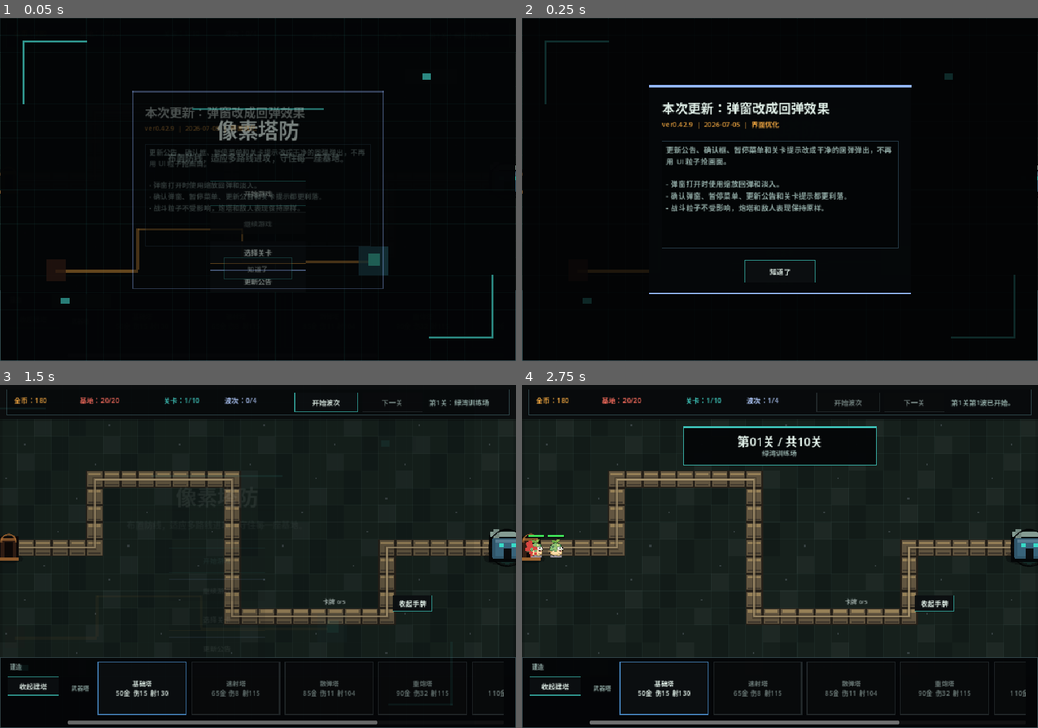
Above: before the commit, frames 1-4 (two rows, left to right).
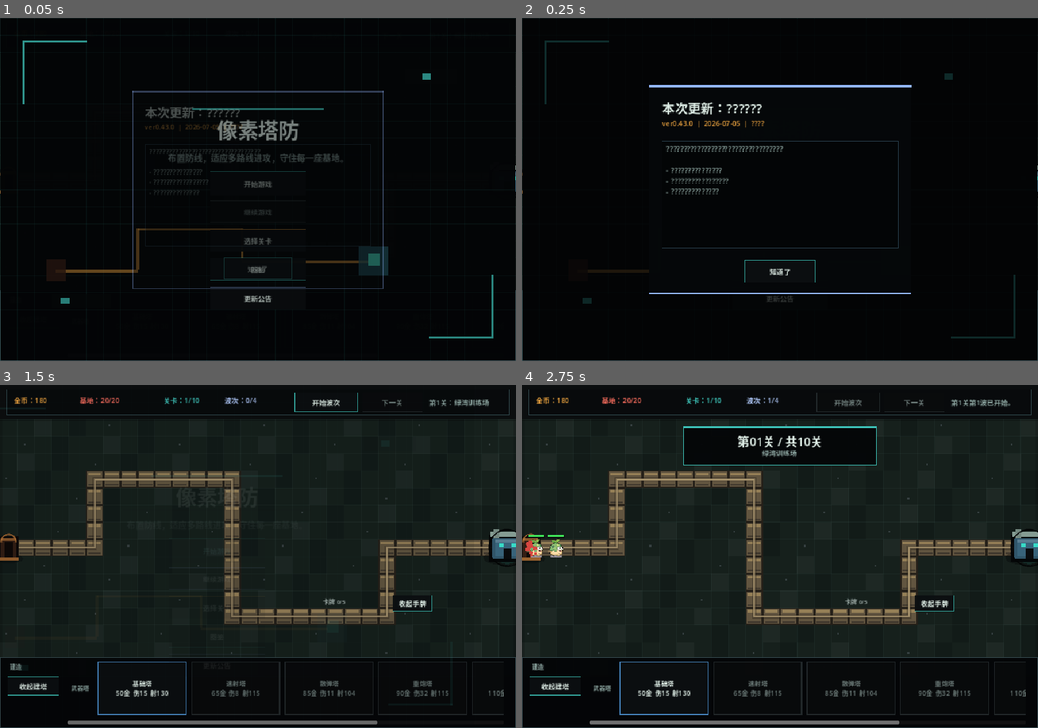
Above: after the commit, the same moments.

Repository: HiKokoro/Pixel-Tower-Defense
Game: Godot game, scene res://scenes/Main.tscn
The game is run twice, just before and just after one commit, with the same random seed, the same clock (stepped at 60 frames per second) and the same inputs.
Inputs (mouse positions are in pixels of both pictures, inside the frame that each line leads up to):
- Up to frame 1 (0.05 s): no input
- Up to frame 2 (0.25 s): no input
- Up to frame 3 (1.5 s): click (258, 635) at 0.5 s, where only the run after the commit has a clickable "图鉴"; click "开始游戏" at 1.25 s
- Up to frame 4 (2.75 s): click "开始波次" at 2 s

The runs differ from the first frame. In frame 1, 2.4% of the frame differs, in the area x 28-71%, y 25-83%; in frame 2, 3.0%, in the area x 27-72%, y 24-83%; in frame 3, less than 0.1%; in frame 4, nothing differs.

Commit message:
Add codex encyclopedia UI

Diff:
--- a/scripts/GameUI.gd
+++ b/scripts/GameUI.gd
@@ -63,6 +63,12 @@
 const CONTINUE_GAME_BUTTON_TEXT := "继续游戏"
 const LEVEL_SELECT_BUTTON_TEXT := "选择关卡"
 const UPDATE_ANNOUNCEMENT_BUTTON_TEXT := "更新公告"
+const CODEX_BUTTON_TEXT := "图鉴"
+const CODEX_TITLE_TEXT := "作战图鉴"
+const CODEX_SUBTITLE_TEXT := "横向浏览所有怪物和炮塔，点击条目查看属性、功能和外形。"
+const CODEX_CLOSE_BUTTON_TEXT := "返回"
+const CODEX_TOWER_KIND_TEXT := "炮塔"
+const CODEX_ENEMY_KIND_TEXT := "怪物"
 const SAVE_OVERWRITE_TITLE_TEXT := "覆盖继续存档"
 const SAVE_OVERWRITE_MESSAGE_TEMPLATE := "从第%02d关 %s 开始会覆盖当前继续游戏存档。确认后，以后继续游戏会回到这一关的开局状态。"
 const EXIT_TO_START_TITLE_TEXT := "离开当前关卡"
@@ -183,6 +189,7 @@
 var continue_game_button: Button
 var level_select_button: Button
 var update_announcement_button: Button
+var codex_button: Button
 var confirm_dialog_panel: Panel
 var confirm_dialog_card: Panel
 var confirm_dialog_title_label: Label
@@ -197,6 +204,12 @@
 var update_announcement_history_panel: Panel
 var update_announcement_history_container: VBoxContainer
 var update_announcement_history_close_button: Button
+var codex_panel: Panel
+var codex_list_container: HBoxContainer
+var codex_detail_preview: CodexIconPreview
+var codex_detail_title_label: Label
+var codex_detail_meta_label: Label
+var codex_detail_body_label: RichTextLabel
 var level_select_panel: Panel
 var level_select_scroll: ScrollContainer
 var level_buttons_container: GridContainer
@@ -334,6 +347,104 @@
 		draw_arc(Vector2.ZERO, radius, 0.0, TAU, 72, Color(accent.r, accent.g, accent.b, 0.75), 3.0, true)
 		draw_line(Vector2(-12.0, 0.0), Vector2(12.0, 0.0), Color(accent.r, accent.g, accent.b, 0.95), 2.0, true)
 		draw_line(Vector2(0.0, -12.0), Vector2(0.0, 12.0), Color(accent.r, accent.g, accent.b, 0.95), 2.0, true)
+
+
+class CodexIconPreview:
+	extends Control
+
+	var item_kind: String = "tower"
+	var config: Dictionary = {}
+
+	func set_item(new_kind: String, new_config: Dictionary) -> void:
+		item_kind = new_kind
+		config = new_config.duplicate(true)
+		queue_redraw()
+
+	func _draw() -> void:
+		var center := size * 0.5
+		draw_rect(Rect2(Vector2.ZERO, size), Color(0.018, 0.026, 0.032, 0.88))
+		draw_rect(Rect2(Vector2.ONE, size - Vector2(2.0, 2.0)), _get_item_color().darkened(0.18), false, 2.0)
+		draw_set_transform(center, 0.0, Vector2.ONE)
+		if item_kind == "enemy":
+			_draw_enemy_preview()
+		else:
+			_draw_tower_preview()
+		draw_set_transform(Vector2.ZERO, 0.0, Vector2.ONE)
+
+	func _draw_tower_preview() -> void:
+		var body := _get_item_color()
+		var barrel := _get_config_color("barrel_color", body.darkened(0.45))
+		var projectile := _get_config_color("projectile_color", body.lightened(0.35))
+		var type_id := str(config.get("id", "basic"))
+		draw_rect(Rect2(Vector2(-28.0, -28.0), Vector2(56.0, 56.0)), Color(0.08, 0.12, 0.15))
+		match type_id:
+			"rapid":
+				draw_rect(Rect2(Vector2(-20.0, -20.0), Vector2(40.0, 40.0)), body)
+				draw_line(Vector2(-6.0, 0.0), Vector2(34.0, 0.0), barrel, 5.0, false)
+				draw_line(Vector2(0.0, -8.0), Vector2(30.0, -8.0), barrel.lightened(0.15), 3.0, false)
+				draw_rect(Rect2(Vector2(30.0, -4.0), Vector2(8.0, 8.0)), projectile)
+			"shotgun":
+				draw_rect(Rect2(Vector2(-22.0, -18.0), Vector2(44.0, 36.0)), body)
+				for angle in [-0.42, -0.20, 0.0, 0.20, 0.42]:
+					var end := Vector2.RIGHT.rotated(angle) * 34.0
+					draw_line(Vector2.ZERO, end, barrel, 4.0, false)
+			"cannon":
+				draw_rect(Rect2(Vector2(-24.0, -24.0), Vector2(48.0, 48.0)), body.darkened(0.1))
+				draw_rect(Rect2(Vector2(-16.0, -16.0), Vector2(32.0, 32.0)), body.lightened(0.12))
+				draw_line(Vector2(-4.0, 0.0), Vector2(38.0, 0.0), barrel, 9.0, false)
+				draw_rect(Rect2(Vector2(34.0, -6.0), Vector2(12.0, 12.0)), projectile)
+			"sniper":
+				draw_colored_polygon(PackedVector2Array([Vector2(-24.0, 0.0), Vector2(0.0, -22.0), Vector2(24.0, 0.0), Vector2(0.0, 22.0)]), body)
+				draw_line(Vector2(-2.0, 0.0), Vector2(42.0, 0.0), barrel, 3.0, false)
+				draw_circle(Vector2.ZERO, 8.0, projectile)
+			"amplifier":
+				draw_rect(Rect2(Vector2(-22.0, -22.0), Vector2(44.0, 44.0)), body)
+				draw_arc(Vector2.ZERO, 26.0, 0.0, TAU, 40, projectile, 3.0, true)
+				draw_line(Vector2(-13.0, 0.0), Vector2(13.0, 0.0), projectile, 3.0, true)
+				draw_line(Vector2(0.0, -13.0), Vector2(0.0, 13.0), projectile, 3.0, true)
+			_:
+				draw_rect(Rect2(Vector2(-22.0, -22.0), Vector2(44.0, 44.0)), body)
+				draw_line(Vector2.ZERO, Vector2(34.0, 0.0), barrel, 5.0, false)
+				draw_rect(Rect2(Vector2(31.0, -4.0), Vector2(8.0, 8.0)), projectile)
+
+	func _draw_enemy_preview() -> void:
+		var body := _get_item_color()
+		var outline := _get_config_color("outline", body.darkened(0.55))
+		var radius := clampf(float(config.get("radius", 13.0)) * 1.55, 16.0, 32.0)
+		match str(config.get("shape", "circle")):
+			"square":
+				draw_rect(Rect2(Vector2(-radius, -radius), Vector2(radius * 2.0, radius * 2.0)), body)
+				draw_rect(Rect2(Vector2(-radius, -radius), Vector2(radius * 2.0, radius * 2.0)), outline, false, 3.0)
+			"diamond":
+				draw_colored_polygon(PackedVector2Array([Vector2(0.0, -radius), Vector2(radius, 0.0), Vector2(0.0, radius), Vector2(-radius, 0.0)]), body)
+				draw_polyline(PackedVector2Array([Vector2(0.0, -radius), Vector2(radius, 0.0), Vector2(0.0, radius), Vector2(-radius, 0.0), Vector2(0.0, -radius)]), outline, 3.0, true)
+			"triangle":
+				draw_colored_polygon(PackedVector2Array([Vector2(0.0, -radius), Vector2(radius, radius * 0.82), Vector2(-radius, radius * 0.82)]), body)
+				draw_polyline(PackedVector2Array([Vector2(0.0, -radius), Vector2(radius, radius * 0.82), Vector2(-radius, radius * 0.82), Vector2(0.0, -radius)]), outline, 3.0, true)
+			"hex":
+				var points := PackedVector2Array()
+				for index in range(6):
+					points.append(Vector2.RIGHT.rotated(TAU * float(index) / 6.0) * radius)
+				draw_colored_polygon(points, body)
+				var outline_points := points.duplicate()
+				outline_points.append(points[0])
+				draw_polyline(outline_points, outline, 3.0, true)
+			_:
+				draw_circle(Vector2.ZERO, radius, body)
+				draw_arc(Vector2.ZERO, radius, 0.0, TAU, 48, outline, 3.0, true)
+		draw_rect(Rect2(Vector2(-8.0, -7.0), Vector2(5.0, 5.0)), Color(1.0, 0.88, 0.68))
+		draw_rect(Rect2(Vector2(3.0, -7.0), Vector2(5.0, 5.0)), Color(1.0, 0.88, 0.68))
+		if bool(config.get("taunt", false)):
+			draw_arc(Vector2.ZERO, radius + 7.0, 0.0, TAU, 48, Color(0.95, 0.95, 0.78, 0.70), 3.0, true)
+
+	func _get_item_color() -> Color:
+		return _get_config_color("color", Color(0.42, 0.82, 1.0))
+
+	func _get_config_color(key: String, fallback: Color) -> Color:
+		var raw_value: Variant = config.get(key, fallback)
+		if raw_value is Color:
+			return raw_value
+		return fallback
 const CONSOLE_COMMANDS: Array[String] = [
 	"help",
 	"start",
@@ -378,7 +489,7 @@
 ]
 
 
-func setup(tower_configs: Array[Dictionary] = [], level_configs: Array[Dictionary] = []) -> void:
+func setup(tower_configs: Array[Dictionary] = [], level_configs: Array[Dictionary] = [], enemy_configs: Array[Dictionary] = []) -> void:
 	layer = 10
 	process_mode = Node.PROCESS_MODE_ALWAYS
 
@@ -491,24 +602,29 @@
 	subtitle_label.add_theme_color_override("font_color", TEXT_MUTED)
 	start_overlay.add_child(subtitle_label)
 
-	start_game_button = _make_button(_get_start_game_button_text(), Vector2(390.0, 304.0), Vector2(180.0, 46.0), ACCENT)
+	start_game_button = _make_button(_get_start_game_button_text(), Vector2(390.0, 286.0), Vector2(180.0, 46.0), ACCENT)
 	start_game_button.pressed.connect(_on_start_game_pressed)
 	start_overlay.add_child(start_game_button)
 
-	continue_game_button = _make_button(_get_continue_game_button_text(), Vector2(390.0, 362.0), Vector2(180.0, 42.0), Color(0.58, 0.72, 1.0))
+	continue_game_button = _make_button(_get_continue_game_button_text(), Vector2(390.0, 340.0), Vector2(180.0, 42.0), Color(0.58, 0.72, 1.0))
 	continue_game_button.pressed.connect(_on_continue_game_pressed)
 	_set_button_enabled(continue_game_button, false)
 	start_overlay.add_child(continue_game_button)
 
-	level_select_button = _make_button(_get_level_select_button_text(), Vector2(390.0, 416.0), Vector2(180.0, 42.0), WARNING)
+	level_select_button = _make_button(_get_level_select_button_text(), Vector2(390.0, 394.0), Vector2(180.0, 42.0), WARNING)
 	level_select_button.pressed.connect(_on_level_select_pressed)
 	start_overlay.add_child(level_select_button)
 
-	update_announcement_button = _make_button(_get_update_announcement_button_text(), Vector2(390.0, 470.0), Vector2(180.0, 42.0), Color(0.58, 0.72, 1.0))
+	codex_button = _make_button(_get_codex_button_text(), Vector2(390.0, 448.0), Vector2(180.0, 42.0), ACCENT)
+	codex_button.pressed.connect(_on_codex_pressed)
+	start_overlay.add_child(codex_button)
+
+	update_announcement_button = _make_button(_get_update_announcement_button_text(), Vector2(390.0, 502.0), Vector2(180.0, 42.0), Color(0.58, 0.72, 1.0))
 	update_announcement_button.pressed.connect(_on_update_announcement_pressed)
 	start_overlay.add_child(update_announcement_button)
 
 	_create_level_select_panel(root, level_configs)
+	_create_codex_panel(root, tower_configs, enemy_configs)
 
 	_create_gameplay_overlays(root)
 	_create_card_hand_ui(root)
@@ -678,6 +794,22 @@
 
 func _get_update_announcement_button_text() -> String:
 	return UPDATE_ANNOUNCEMENT_BUTTON_TEXT
+
+
+func _get_codex_button_text() -> String:
+	return CODEX_BUTTON_TEXT
+
+
+func _get_codex_title_text() -> String:
+	return CODEX_TITLE_TEXT
+
+
+func _get_codex_subtitle_text() -> String:
+	return CODEX_SUBTITLE_TEXT
+
+
+func _get_codex_close_button_text() -> String:
+	return CODEX_CLOSE_BUTTON_TEXT
 
 
 func _get_update_announcement_popup_title_text() -> String:
@@ -2450,6 +2582,216 @@
 	level_select_panel.add_child(close_button)
 
 
+func _create_codex_panel(root: Control, tower_configs: Array[Dictionary], enemy_configs: Array[Dictionary]) -> void:
+	codex_panel = Panel.new()
+	codex_panel.position = Vector2(960.0, 0.0)
+	codex_panel.size = Vector2(960.0, 640.0)
+	codex_panel.mouse_filter = Control.MOUSE_FILTER_STOP
+	codex_panel.visible = false
+	codex_panel.modulate.a = 0.0
+	codex_panel.z_index = 102
+	codex_panel.add_theme_stylebox_override("panel", _panel_style(Color(0.014, 0.020, 0.026, 0.98), ACCENT, 0))
+	root.add_child(codex_panel)
+	_add_tactical_background(codex_panel, ACCENT, false)
+
+	var title := Label.new()
+	title.text = _get_codex_title_text()
+	title.position = Vector2(260.0, 42.0)
+	title.size = Vector2(440.0, 42.0)
+	title.horizontal_alignment = HORIZONTAL_ALIGNMENT_CENTER
+	title.add_theme_font_size_override("font_size", 30)
+	title.add_theme_color_override("font_color", TEXT_MAIN)
+	codex_panel.add_child(title)
+
+	var subtitle := Label.new()
+	subtitle.text = _get_codex_subtitle_text()
+	subtitle.position = Vector2(150.0, 88.0)
+	subtitle.size = Vector2(660.0, 28.0)
+	subtitle.horizontal_alignment = HORIZONTAL_ALIGNMENT_CENTER
+	subtitle.add_theme_color_override("font_color", TEXT_MUTED)
+	codex_panel.add_child(subtitle)
+
+	var list_scroll := ScrollContainer.new()
+	list_scroll.position = Vector2(54.0, 128.0)
+	list_scroll.size = Vector2(852.0, 138.0)
+	list_scroll.mouse_filter = Control.MOUSE_FILTER_STOP
+	list_scroll.horizontal_scroll_mode = ScrollContainer.SCROLL_MODE_AUTO
+	list_scroll.vertical_scroll_mode = ScrollContainer.SCROLL_MODE_DISABLED
+	codex_panel.add_child(list_scroll)
+
+	codex_list_container = HBoxContainer.new()
+	codex_list_container.custom_minimum_size = Vector2(0.0, 124.0)
+	codex_list_container.add_theme_constant_override("separation", 12)
+	list_scroll.add_child(codex_list_container)
+
+	var detail_panel := Panel.new()
+	detail_panel.position = Vector2(94.0, 292.0)
+	detail_panel.size = Vector2(772.0, 246.0)
+	detail_panel.mouse_filter = Control.MOUSE_FILTER_STOP
+	detail_panel.add_theme_stylebox_override("panel", _panel_style(PANEL_INK, HUD_BORDER, 0))
+	codex_panel.add_child(detail_panel)
+
+	codex_detail_preview = CodexIconPreview.new()
+	codex_detail_preview.position = Vector2(26.0, 34.0)
+	codex_detail_preview.size = Vector2(158.0, 158.0)
+	detail_panel.add_child(codex_detail_preview)
+
+	codex_detail_title_label = Label.new()
+	codex_detail_title_label.position = Vector2(214.0, 28.0)
+	codex_detail_title_label.size = Vector2(500.0, 34.0)
+	codex_detail_title_label.add_theme_font_size_override("font_size", 25)
+	codex_detail_title_label.add_theme_color_override("font_color", TEXT_MAIN)
+	detail_panel.add_child(codex_detail_title_label)
+
+	codex_detail_meta_label = Label.new()
+	codex_detail_meta_label.position = Vector2(214.0, 64.0)
+	codex_detail_meta_label.size = Vector2(500.0, 24.0)
+	codex_detail_meta_label.add_theme_color_override("font_color", WARNING)
+	detail_panel.add_child(codex_detail_meta_label)
+
+	codex_detail_body_label = RichTextLabel.new()
+	codex_detail_body_label.position = Vector2(214.0, 96.0)
+	codex_detail_body_label.size = Vector2(514.0, 122.0)
+	codex_detail_body_label.fit_content = false
+	codex_detail_body_label.scroll_active = true
+	codex_detail_body_label.add_theme_color_override("default_color", TEXT_MUTED)
+	codex_detail_body_label.add_theme_font_size_override("normal_font_size", 14)
+	codex_detail_body_label.add_theme_stylebox_override("normal", _panel_style(Color(0.010, 0.016, 0.020, 0.86), Color(0.14, 0.25, 0.27), 0))
+	detail_panel.add_child(codex_detail_body_label)
+
+	var entries := _make_codex_entries(tower_configs, enemy_configs)
+	for entry in entries:
+		codex_list_container.add_child(_make_codex_entry_card(entry as Dictionary))
+	if not entries.is_empty():
+		_select_codex_entry(entries[0] as Dictionary)
+
+	var close_button := _make_button(_get_codex_close_button_text(), Vector2(420.0, 582.0), Vector2(120.0, 40.0), DANGER)
+	close_button.pressed.connect(_on_codex_close_pressed)
+	codex_panel.add_child(close_button)
+
+
+func _make_codex_entries(tower_configs: Array[Dictionary], enemy_configs: Array[Dictionary]) -> Array[Dictionary]:
+	var entries: Array[Dictionary] = []
+	for tower_config in tower_configs:
+		entries.append({"kind": "tower", "config": (tower_config as Dictionary).duplicate(true)})
+	for enemy_config in enemy_configs:
+		entries.append({"kind": "enemy", "config": (enemy_config as Dictionary).duplicate(true)})
+	return entries
+
+
+func _make_codex_entry_card(entry: Dictionary) -> Panel:
+	var config: Dictionary = entry.get("config", {})
+	var kind := str(entry.get("kind", "tower"))
+	var panel := Panel.new()
+	panel.custom_minimum_size = Vector2(120.0, 122.0)
+	panel.mouse_filter = Control.MOUSE_FILTER_PASS
+	panel.add_theme_stylebox_override("panel", _panel_style(Color(0.020, 0.030, 0.036, 0.94), _get_codex_entry_color(entry), 0))
+
+	var preview := CodexIconPreview.new()
+	preview.position = Vector2(18.0, 8.0)
+	preview.size = Vector2(84.0, 70.0)
+	preview.mouse_filter = Control.MOUSE_FILTER_IGNORE
+	preview.set_item(kind, config)
+	panel.add_child(preview)
+
+	var button := Button.new()
+	button.position = Vector2(8.0, 82.0)
+	button.size = Vector2(104.0, 34.0)
+	button.text = "%s\n%s" % [_get_codex_kind_label(kind), _get_codex_config_name(config)]
+	button.focus_mode = Control.FOCUS_NONE
+	button.mouse_default_cursor_shape = Control.CURSOR_POINTING_HAND
+	_apply_button_style(button, _get_codex_entry_color(entry), true)
+	button.pressed.connect(_on_codex_entry_pressed.bind(entry))
+	panel.add_child(button)
+	return panel
+
+
+func _select_codex_entry(entry: Dictionary) -> void:
+	var config: Dictionary = entry.get("config", {})
+	var kind := str(entry.get("kind", "tower"))
+	codex_detail_preview.set_item(kind, config)
+	codex_detail_title_label.text = _get_codex_config_name(config)
+	codex_detail_title_label.add_theme_color_override("font_color", _get_codex_entry_color(entry).lightened(0.18))
+	codex_detail_meta_label.text = _format_codex_meta_text(kind, config)
+	codex_detail_body_label.text = _format_codex_body_text(kind, config)
+	_play_popup_bounce(codex_detail_preview, 0.78, 0.18)
+
+
+func _get_codex_kind_label(kind: String) -> String:
+	return CODEX_ENEMY_KIND_TEXT if kind == "enemy" else CODEX_TOWER_KIND_TEXT
+
+
+func _get_codex_config_name(config: Dictionary) -> String:
+	var display_name := str(config.get("name", "")).strip_edges()
+	return display_name if not display_name.is_empty() else "Unknown"
+
+
+func _get_codex_entry_color(entry: Dictionary) -> Color:
+	var config: Dictionary = entry.get("config", {})
+	var raw_color: Variant = config.get("color", ACCENT)
+	if raw_color is Color:
+		return raw_color
+	return ACCENT
+
+
+func _format_codex_meta_text(kind: String, config: Dictionary) -> String:
+	if kind == "enemy":
+		return "%s  |  ID: %s" % [CODEX_ENEMY_KIND_TEXT, str(config.get("id", "enemy"))]
+	return "%s  |  %s  |  ID: %s" % [CODEX_TOWER_KIND_TEXT, str(config.get("category_label", DEFAULT_TOWER_CATEGORY_LABEL)), str(config.get("id", "tower"))]
+
+
+func _format_codex_body_text(kind: String, config: Dictionary) -> String:
+	if kind == "enemy":
+		return _format_enemy_codex_body(config)
+	return _format_tower_codex_body(config)
+
+
+func _format_tower_codex_body(config: Dictionary) -> String:
+	var lines: Array[String] = []
+	lines.append("???%d ??" % _get_tower_config_cost(config))
+	lines.append("???? %d ?" % (_get_tower_config_unlock_level(config) + 1))
+	if _is_support_tower_config(config):
+		lines.append("????? +%d%%??? +%d%%" % [_format_multiplier_bonus(config, "damage_multiplier"), _format_multiplier_bonus(config, "range_multiplier")])
+	else:
+		lines.append("???%d  |  ???%d  |  ?????%.2f ?" % [_get_tower_config_damage(config), int(_get_tower_config_range(config)), _get_tower_config_interval(config)])
+		lines.append("?????%d" % int(float(config.get("projectile_speed", 0.0))))
+	var type_id := str(config.get("id", "basic"))
+	match type_id:
+		"rapid":
+			lines.append("???????????????????????????")
+		"shotgun":
+			lines.append("?????????????????????????")
+		"cannon":
+			lines.append("?????????????? %.0f????? %.0f%%?" % [float(config.get("splash_radius", 0.0)), float(config.get("splash_ratio", 0.0)) * 100.0])
+		"sniper":
+			lines.append("????????????? %d ?????????????" % int(config.get("pierce", 0)))
+		"amplifier":
+			lines.append("???????????????????????????")
+		_:
+			lines.append("????????????????????")
+	return "\n".join(lines)
+
+
+func _format_enemy_codex_body(config: Dictionary) -> String:
+	var lines: Array[String] = []
+	lines.append("???? x%.2f  |  ???? x%.2f  |  ???? x%.2f" % [float(config.get("health_mul", 1.0)), float(config.get("speed_mul", 1.0)), float(config.get("reward_mul", 1.0))])
+	lines.append("?????%.1f  |  ?????%d" % [float(config.get("radius", 12.0)), int(config.get("base_damage", 1))])
+	match str(config.get("id", "grunt")):
+		"runner":
+			lines.append("?????????????????????????????")
+		"brute":
+			lines.append("??????????????????????????")
+		"shield":
+			lines.append("????????????????????????")
+		"taunt":
+			lines.append("?????????????????????????")
+		"elite":
+			lines.append("????????????????????????")
+		_:
+			lines.append("??????????????????????")
+	return "\n".join(lines)
+
+
 func _create_gameplay_overlays(root: Control) -> void:
 	level_banner_panel = Panel.new()
 	level_banner_panel.position = Vector2(300.0, -70.0)
@@ -3771,6 +4113,18 @@
 	_animate_level_select_open()
 
 
+func _on_codex_pressed() -> void:
+	_animate_codex_open()
+
+
+func _on_codex_close_pressed() -> void:
+	_animate_codex_close()
+
+
+func _on_codex_entry_pressed(entry: Dictionary) -> void:
+	_select_codex_entry(entry)
+
+
 func _on_update_announcement_pressed() -> void:
 	show_update_announcement_history()
 
@@ -3841,6 +4195,53 @@
 	_screen_tween.finished.connect(func() -> void:
 		_apply_level_select_final_state(false)
 	)
+
+
+func _animate_codex_open() -> void:
+	_kill_screen_tween()
+	start_overlay.visible = true
+	codex_panel.visible = true
+	start_overlay.position = Vector2.ZERO
+	codex_panel.position = Vector2(960.0, 0.0)
+	codex_panel.modulate.a = 0.0
+	_play_popup_bounce(codex_panel, 0.98, 0.16)
+
+	_screen_tween = create_tween()
+	_screen_tween.set_parallel(true)
+	_screen_tween.tween_property(start_overlay, "position", Vector2(-180.0, 0.0), 0.28).set_trans(Tween.TRANS_CUBIC).set_ease(Tween.EASE_OUT)
+	_screen_tween.tween_property(start_overlay, "modulate:a", 0.35, 0.22)
+	_screen_tween.tween_property(codex_panel, "position", Vector2.ZERO, 0.32).set_trans(Tween.TRANS_CUBIC).set_ease(Tween.EASE_OUT)
+	_screen_tween.tween_property(codex_panel, "modulate:a", 1.0, 0.24)
+	_screen_tween.finished.connect(func() -> void:
+		_apply_codex_final_state(true)
+	)
+
+
+func _animate_codex_close() -> void:
+	_kill_screen_tween()
+	start_overlay.visible = true
+	codex_panel.visible = true
+	start_overlay.position = Vector2(-180.0, 0.0)
+	start_overlay.modulate.a = 0.35
+
+	_screen_tween = create_tween()
+	_screen_tween.set_parallel(true)
+	_screen_tween.tween_property(start_overlay, "position", Vector2.ZERO, 0.30).set_trans(Tween.TRANS_CUBIC).set_ease(Tween.EASE_OUT)
+	_screen_tween.tween_property(start_overlay, "modulate:a", 1.0, 0.22)
+	_screen_tween.tween_property(codex_panel, "position", Vector2(960.0, 0.0), 0.28).set_trans(Tween.TRANS_CUBIC).set_ease(Tween.EASE_IN)
+	_screen_tween.tween_property(codex_panel, "modulate:a", 0.0, 0.18)
+	_screen_tween.finished.connect(func() -> void:
+		_apply_codex_final_state(false)
+	)
+
+
+func _apply_codex_final_state(open: bool) -> void:
+	start_overlay.visible = true
+	start_overlay.position = Vector2(-180.0, 0.0) if open else Vector2.ZERO
+	start_overlay.modulate.a = 0.35 if open else 1.0
+	codex_panel.visible = open
+	codex_panel.position = Vector2.ZERO if open else Vector2(960.0, 0.0)
+	codex_panel.modulate.a = 1.0 if open else 0.0
 
 
 func _animate_to_gameplay() -> void:
@@ -3867,6 +4268,10 @@
 	level_select_panel.visible = false
 	level_select_panel.position = Vector2(960.0, 0.0)
 	level_select_panel.modulate.a = 0.0
+	if codex_panel != null:
+		codex_panel.visible = false
+		codex_panel.position = Vector2(960.0, 0.0)
+		codex_panel.modulate.a = 0.0
 
 
 func _apply_level_select_final_state(open: bool) -> void:
@@ -3881,6 +4286,10 @@
 func _apply_gameplay_screen_final_state() -> void:
 	start_overlay.visible = false
 	level_select_panel.visible = false
+	if codex_panel != null:
+		codex_panel.visible = false
+		codex_panel.position = Vector2(960.0, 0.0)
+		codex_panel.modulate.a = 0.0
 	start_overlay.position = Vector2.ZERO
 	level_select_panel.position = Vector2(960.0, 0.0)
 	start_overlay.modulate.a = 1.0
--- a/scripts/Main.gd
+++ b/scripts/Main.gd
@@ -884,6 +884,14 @@
 	return result
 
 
+func get_enemy_type_configs() -> Array[Dictionary]:
+	var result: Array[Dictionary] = []
+	for type_id in ["grunt", "runner", "brute", "shield", "taunt", "elite"]:
+		if enemy_type_configs.has(type_id):
+			result.append((enemy_type_configs[type_id] as Dictionary).duplicate(true))
+	return result
+
+
 func _get_tower_type_display_name(type_id: String) -> String:
 	var config := get_tower_config(type_id)
 	var display_name := str(config.get("name", "")).strip_edges()
@@ -1600,7 +1608,7 @@
 	ui = GameUI.new()
 	ui.name = "GameUI"
 	add_child(ui)
-	ui.setup(get_tower_configs(), get_level_configs())
+	ui.setup(get_tower_configs(), get_level_configs(), get_enemy_type_configs())
 	ui.set_update_announcements(UpdateAnnouncementsData.get_recent_announcements())
 	ui.set_highest_unlocked_level(highest_unlocked_level_index)
 	ui.set_tower_unlock_level(current_level_index)
--- a/scripts/UpdateAnnouncements.gd
+++ b/scripts/UpdateAnnouncements.gd
@@ -1,7 +1,7 @@
 extends RefCounted
 class_name UpdateAnnouncements
 
-const LATEST_ANNOUNCEMENT_FALLBACK_ID := "ver0.42.9"
+const LATEST_ANNOUNCEMENT_FALLBACK_ID := "ver0.43.0"
 const MAX_PLAYER_ANNOUNCEMENTS: int = 5
 
 
@@ -15,6 +15,19 @@
 static func get_recent_announcements() -> Array[Dictionary]:
 	var announcements: Array[Dictionary] = [
 		{
+			"id": "ver0.43.0",
+			"version": "ver0.43.0",
+			"date": "2026-07-05",
+			"kind": "????",
+			"title": "??????",
+			"summary": "??????????????????????????????????",
+			"bullets": [
+				"???????????????",
+				"?????????????????",
+				"??????????????",
+			],
+		},
+		{
 			"id": "ver0.42.9",
 			"version": "ver0.42.9",
 			"date": "2026-07-05",
Not shown, changed: CHANGELOG.md
